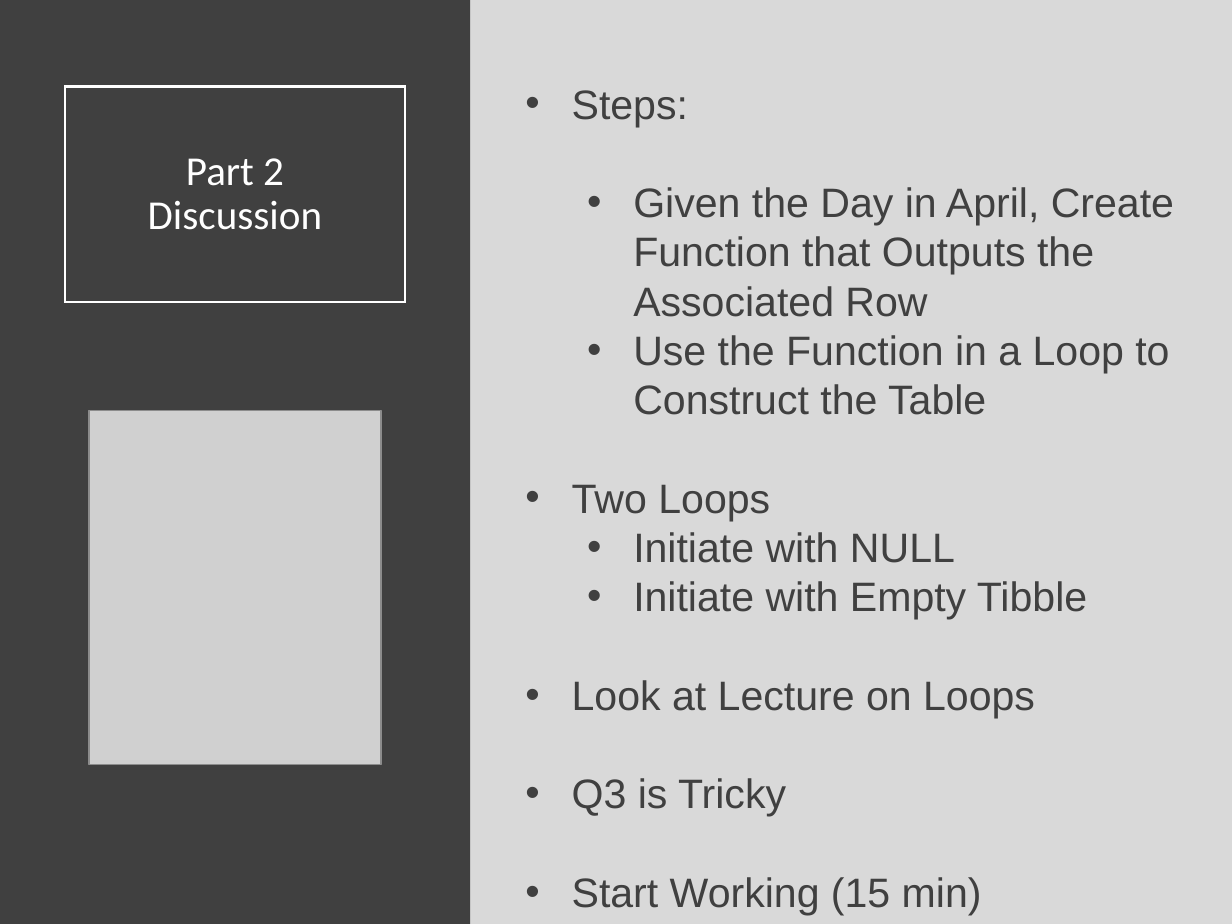
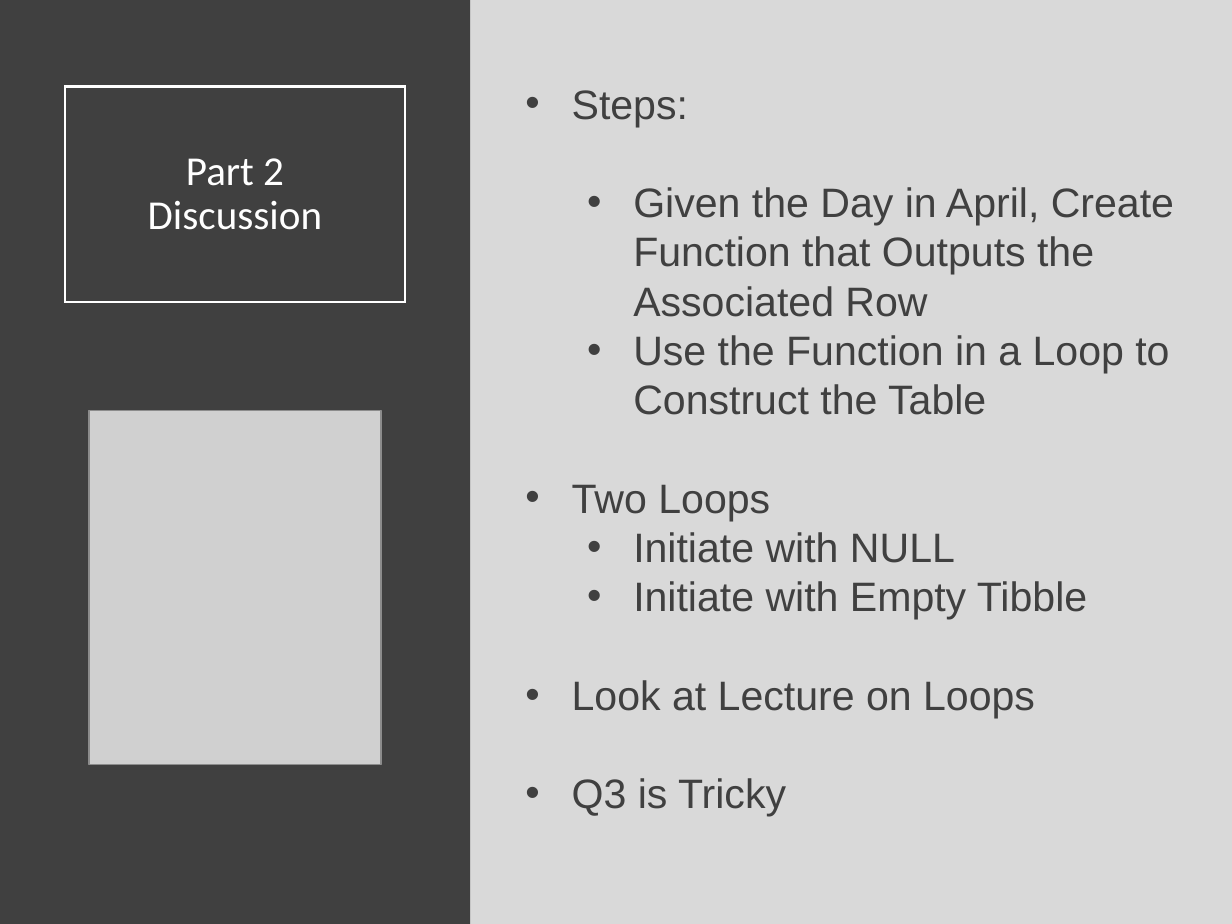
Before and after one commit to SuperMarioGiacomazzo/STOR320_WEBSITE, a slide deck: slide 8 of Lecture/Programming 4/Programming_4_Lecture.pptx (slide 5 before the commit). Drawn at 1232x924 pixels with LibreOffice and Linux fonts; fonts in the diff are those of the drawing; grey boxes stand for pictures. Boxes give left, top, right and bottom in pixels: in the first picture for what was removed or moved away, otherwise in the second. Text is boxed around its words. In the diff, an @@ line names an element or a change of style, - is before the commit and + after.

```diff
--- a/Lecture/Programming 4/Programming_4_Lecture.pptx
+++ b/Lecture/Programming 4/Programming_4_Lecture.pptx
@@ text at [572, 877, 982, 915]: paragraph removed @@
-• Start Working (15 min)
```
Also in this commit, not shown: 2 other slides changed, 4 slides added, 1 slide removed, 2 other files.
